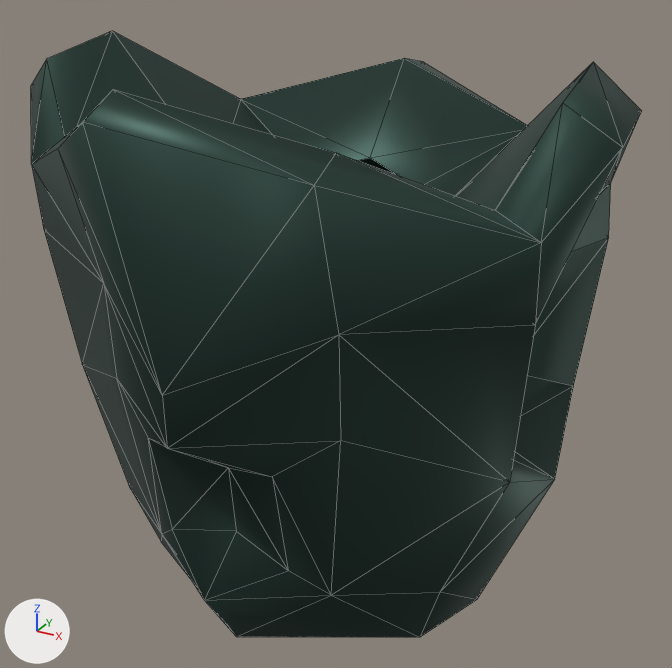
Before and after pictures for a commit that changed the glTF model assets/models/character/marine/grave_marine_chest.glb.
The view is the same before and after, from a camera (50 mm lens) standing at (1.495, -2.616, 7.719) and looking at (0.083, -0.05, 6.436). Every picture has the same lights, and +X, +Y and +Z are marked at lower left. The picture after the commit comes second. Mesh edges are drawn as thin lines.

In view in the first picture: 'scythe_marine_chestplate'.
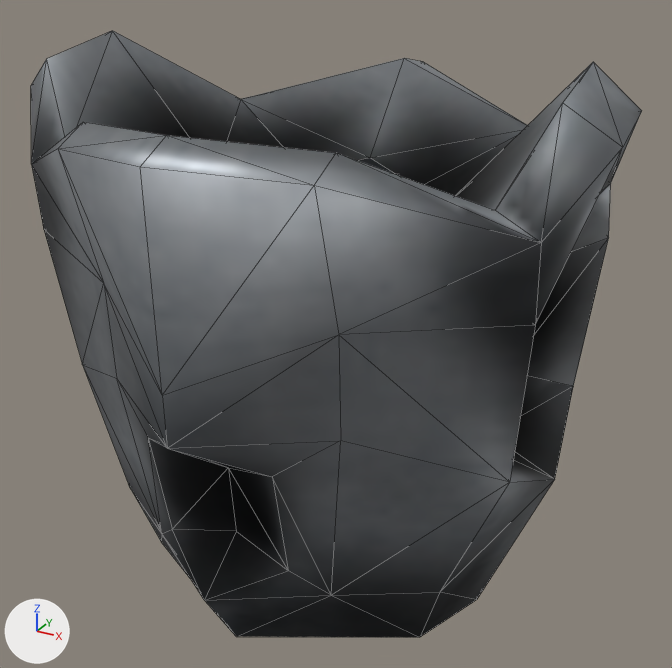
The newer file is also turned or shifted as a whole; pictures and numbers use the older file's frame.

Boxes (x1, y1, x2, y2) around the edits, measured in the pictures (672 x 668 px; the box of a moved part takes in the faces that stretch with it):
'scythe_marine_chestplate', recoloured, reshaped, surface changed: (31, 31, 642, 637) in both
part 1 of me_cube_101, moved or reshaped: before (58, 89, 336, 395); after (58, 122, 336, 395)
part 2 of me_cube_101, surface changed: (31, 31, 642, 637) in both

The edits, one by one:
Picture 'scythe_marine' (img_scythe_marine) is new.
Picture 'scythe_marine_roughness' (img_scythe_marine_roughness) is new.
Picture 'scythe_marine_normal' (img_scythe_marine_normal) is new.
Material 'scythe_marine_green_metal' (mat_scythe_marine_green_metal) is new.
Uses the picture img_scythe_marine.
Uses the picture img_scythe_marine_normal.
Uses the picture img_scythe_marine_roughness.
me_cube_101 is used by ob_scythe_marine_chestplate; location (0.0, 0.042, 5.979).
me_cube_101 had 96 vertices, 162 faces and spanned x -1.01..1.01, y -1.1..0.84, z -0.47..1.4.
me_cube_101 no longer uses material mat_scythe_marine_red_metal (dark green #364d46).
me_cube_101 now has 96 vertices, 162 faces and spans x -1.01..1.01, y -0.93..0.84, z -0.47..1.4.
Part 1, on me_cube_101:
Vertex 2 of me_cube_101 moves from (0.0, -1.1, 1.34) at pixel (82, 121) to (0.0, -0.93, 1.2) at pixel (140, 166).
Vertex 37 of me_cube_101 moves from (0.0, -1.0, 1.4) at pixel (113, 89) to (0.0, -0.82, 1.26) at pixel (166, 135).
me_cube_101 part 2: texture (UV) coordinates of 162 of 162 faces, centred in x -0.96..0.96, y -0.96..0.77, z -0.38..1.32, changed; they spanned u 0.0..0.0, v 0.0..0.0 and now span u 0.1..0.25, v 0.88..0.99.
me_cube_101 gains material mat_scythe_marine_green_metal.
